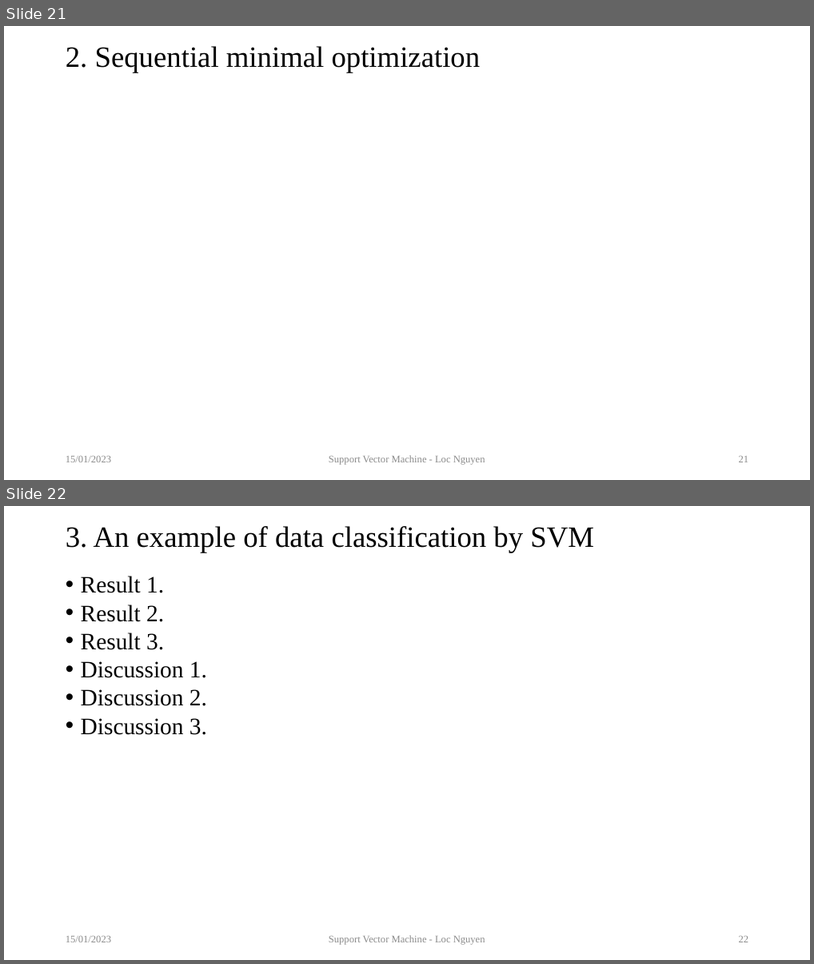
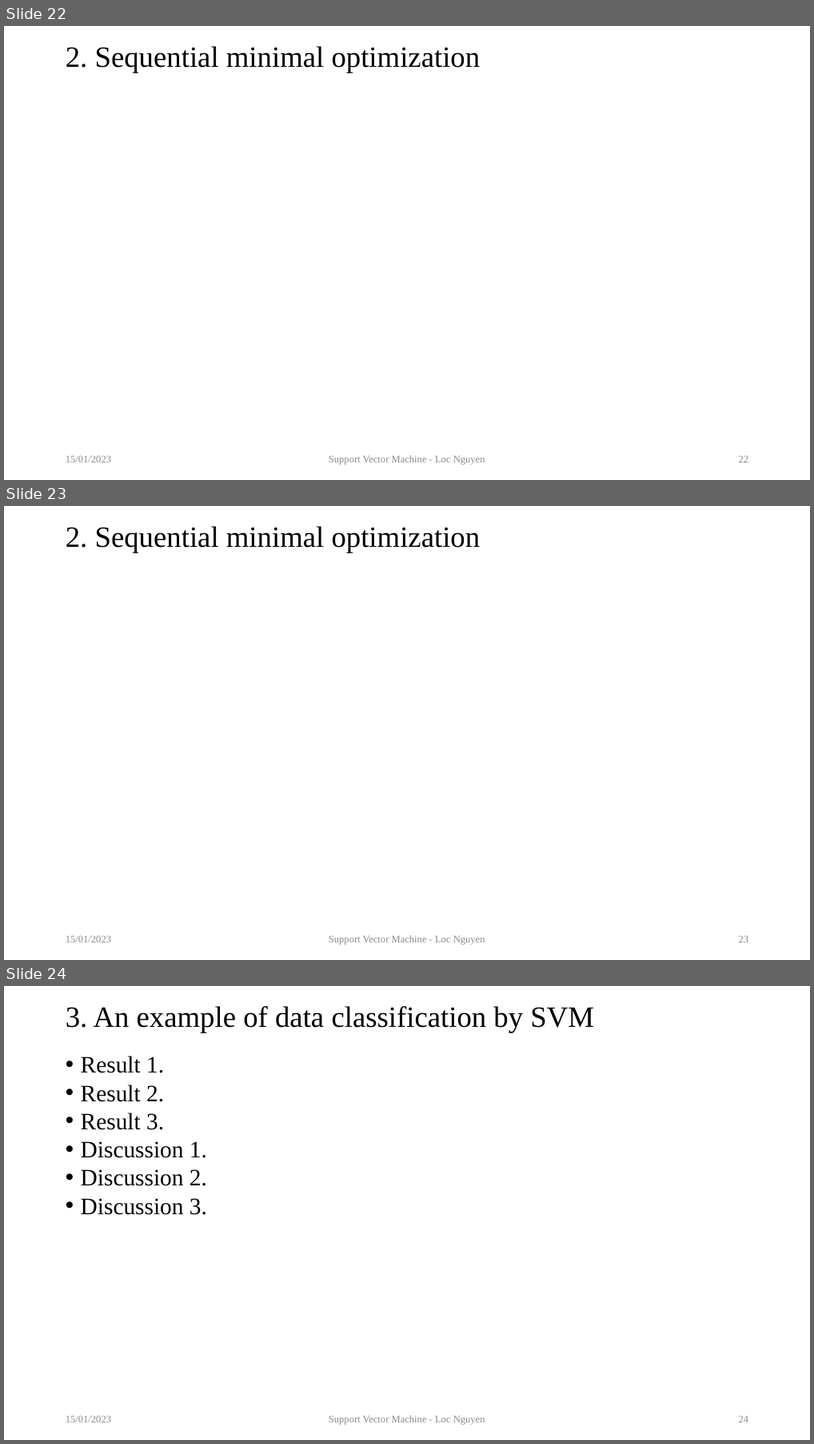
Before and after one commit to sciencepg/global-optimization, a slide deck: 09.TutorialOnSVM/artifact/TutorialOnSVM.pptx. Shown one above the other, each under a label of ours: slides 21 and 22 before the commit, slides 22, 23 and 24 after it. The pictures are 814x964 and 814x1444 pixels, drawn with LibreOffice and Linux fonts; fonts in the diff are those of the drawing; grey boxes stand for pictures. Boxes give left, top, right and bottom in pixels: in the first picture for what was removed or moved away, otherwise in the second. Text is boxed around its words. In the diff, an @@ line names an element or a change of style, - is before the commit and + after.

```diff
--- a/09.TutorialOnSVM/artifact/TutorialOnSVM.pptx
+++ b/09.TutorialOnSVM/artifact/TutorialOnSVM.pptx
@@ slide 23 added at (4, 506, 810, 960), background #FFFFFF @@
@@ title added at (66, 526, 481, 553), 35 pt, text #000000 @@
+2. Sequential minimal optimization
@@ text added at (66, 936, 111, 942), 12 pt, text #8C8C8C @@
+15/01/2023
@@ text added at (329, 935, 486, 944), 12 pt, text #8C8C8C @@
+Support Vector Machine - Loc Nguyen
@@ page number added at (739, 936, 750, 942), 12 pt, text #8C8C8C @@
+23
@@ what was slide 21 is now slide 22 @@
@@ page number at (739, 456, 750, 462): text changed @@
-21
+22
@@ what was slide 22 is now slide 24 @@
@@ page number at (739, 1416, 750, 1422): text changed @@
-22
+24
```
Also in this commit, not shown: 1 other slide added, 1 other file.
